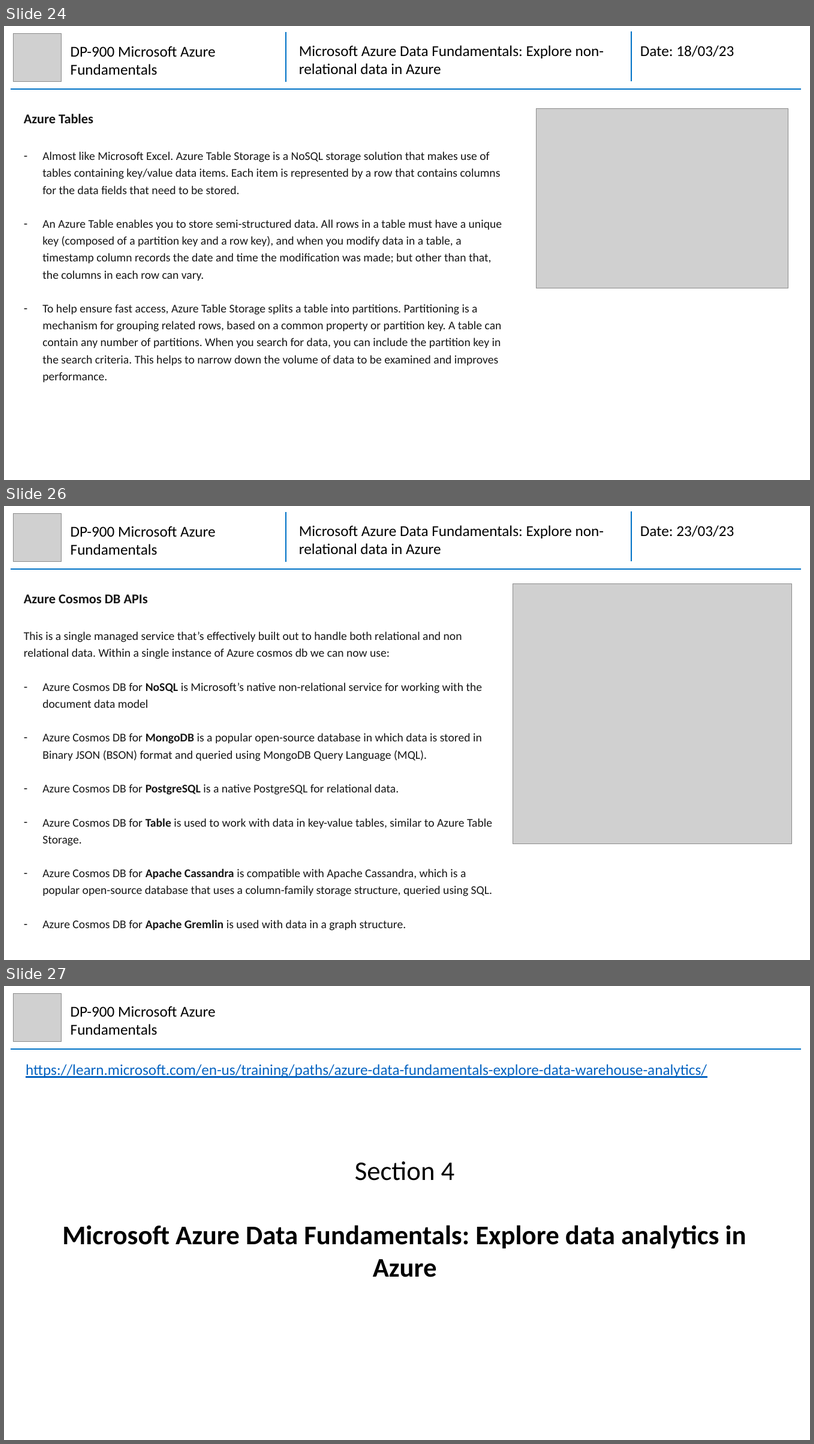
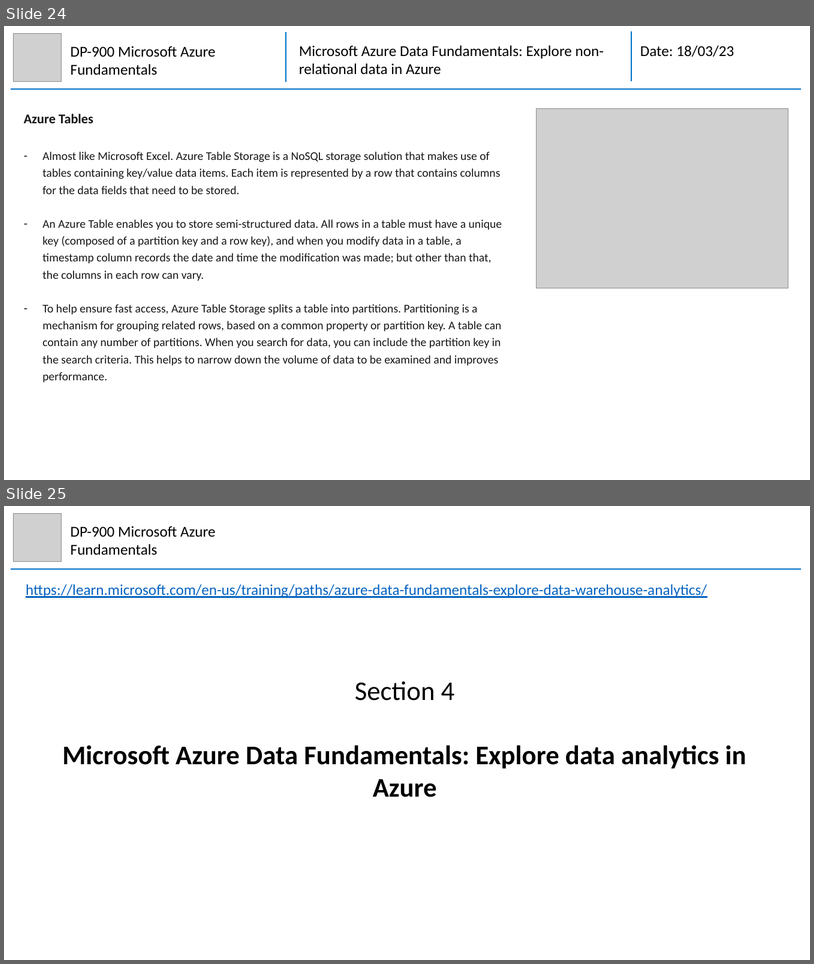
Before and after one commit to mhaythornthwaite/Testing_ML_Algorithms, a slide deck: Azure_DP-900_Fundamentals/MJH_DP-900_Azure_Fundamentals_Notes.pptx. Shown one above the other, each under a label of ours: slides 24, 26 and 27 before the commit, slides 24 and 25 after it; the slides between them are not shown. The pictures are 814x1444 and 814x964 pixels, drawn with LibreOffice and Linux fonts; fonts in the diff are those of the drawing; grey boxes stand for pictures. Boxes give left, top, right and bottom in pixels: in the first picture for what was removed or moved away, otherwise in the second. Text is boxed around its words. In the diff, an @@ line names an element or a change of style, - is before the commit and + after.

Commit message:
Azure DP900 Section 3 Module 2

```diff
--- a/Azure_DP-900_Fundamentals/MJH_DP-900_Azure_Fundamentals_Notes.pptx
+++ b/Azure_DP-900_Fundamentals/MJH_DP-900_Azure_Fundamentals_Notes.pptx
@@ slide 26 removed at [4,506,810,960], background #FFFFFF @@
@@ picture removed at [14,513,62,561] @@
@@ group removed at [11,511,801,570]: 3 lines, 2 texts @@
-Microsoft Azure Data Fundamentals: Explore non-relational data in Azure
-Date: 23/03/23
@@ text removed at [71,526,216,555] @@
-DP-900 Microsoft Azure Fundamentals
@@ text removed at [24,594,492,930] @@
-Azure Cosmos DB APIs
-This is a single managed service that’s effectively built out to handle both relational and non relational data. Within a single instance of Azure cosmos db we can now use:
-– Azure Cosmos DB for NoSQL is Microsoft’s native non-relational service for working with the document data model
-– Azure Cosmos DB for MongoDB is a popular open-source database in which data is stored in Binary JSON (BSON) format and queried using MongoDB Query Language (MQL).
-– Azure Cosmos DB for PostgreSQL is a native PostgreSQL for relational data.
-– Azure Cosmos DB for Table is used to work with data in key-value tables, similar to Azure Table Storage.
-– Azure Cosmos DB for Apache Cassandra is compatible with Apache Cassandra, which is a popular open-source database that uses a column-family storage structure, queried using SQL.
-– Azure Cosmos DB for Apache Gremlin is used with data in a graph structure.
@@ picture removed at [513,584,793,844] @@
@@ what was slide 27 is now slide 25 @@
```
Also in this commit, not shown: 1 other slide removed.
